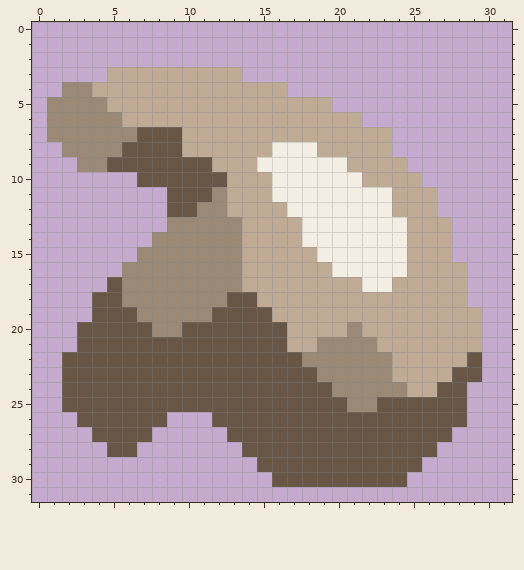
Pixel-art sprite, stored at sprites/Items/cesium.png. Above is the file before it was changed.
The file is 32x32 pixels.
New version:
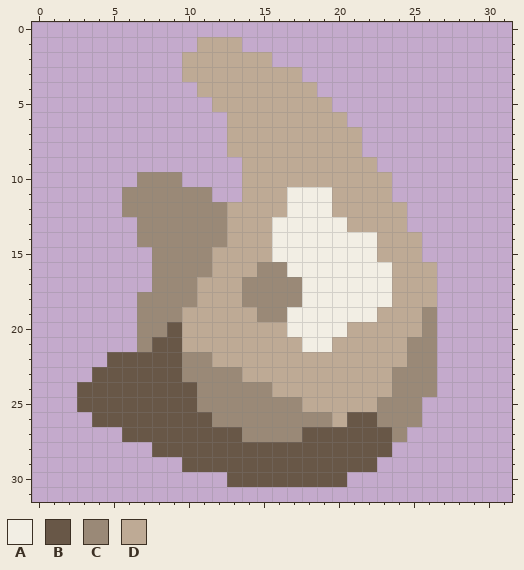
Palette (. is transparent): A #f2eee4  B #685747  C #9a8977  D #beaa95
Change:
@@ x 0..31 @@
  0 ................................
- 1 ................................
- 2 ................................
- 3 .....DDDDDDDDD..................
- 4 ..CCDDDDDDDDDDDDD...............
- 5 .CCCCDDDDDDDDDDDDDDD............
- 6 .CCCCCDDDDDDDDDDDDDDDD..........
- 7 .CCCCCCBBBDDDDDDDDDDDDDD........
- 8 ..CCCCBBBBDDDDDDAAADDDDD........
- 9 ...CCBBBBBBBDDDAAAAAADDDD.......
-10 .......BBBBBBDDDAAAAAADDDD......
-11 .........BBBCDDDAAAAAAAADDD.....
-12 .........BBCCDDDDAAAAAAADDD.....
-13 .........CCCCCDDDDAAAAAAADDD....
-14 ........CCCCCCDDDDAAAAAAADDD....
-15 .......CCCCCCCDDDDDAAAAAADDD....
-16 ......CCCCCCCCDDDDDDAAAAADDDD...
-17 .....BCCCCCCCCDDDDDDDDAADDDDD...
-18 ....BBCCCCCCCBBDDDDDDDDDDDDDD...
-19 ....BBBCCCCCBBBBDDDDDDDDDDDDDD..
-20 ...BBBBBCCBBBBBBBDDDDCDDDDDDDD..
-21 ...BBBBBBBBBBBBBBDDCCCCDDDDDDD..
-22 ..BBBBBBBBBBBBBBBBCCCCCCDDDDDB..
-23 ..BBBBBBBBBBBBBBBBBCCCCCDDDDBB..
-24 ..BBBBBBBBBBBBBBBBBBCCCCCDDBB...
-25 ..BBBBBBBBBBBBBBBBBBBCCBBBBBB...
-26 ...BBBBBB...BBBBBBBBBBBBBBBBB...
-27 ....BBBB.....BBBBBBBBBBBBBBB....
-28 .....BB.......BBBBBBBBBBBBB.....
-29 ...............BBBBBBBBBBB......
-30 ................BBBBBBBBB.......
+ 1 ...........DDD..................
+ 2 ..........DDDDDD................
+ 3 ..........DDDDDDDD..............
+ 4 ...........DDDDDDDD.............
+ 5 ............DDDDDDDD............
+ 6 .............DDDDDDDD...........
+ 7 .............DDDDDDDDD..........
+ 8 .............DDDDDDDDD..........
+ 9 ..............DDDDDDDDD.........
+10 .......CCC....DDDDDDDDDD........
+11 ......CCCCCC..DDDAAADDDD........
+12 ......CCCCCCCDDDDAAADDDDD.......
+13 .......CCCCCCDDDAAAAADDDD.......
+14 .......CCCCCCDDDAAAAAAADDD......
+15 ........CCCCDDDDAAAAAAADDD......
+16 ........CCCCDDDCCAAAAAAADDD.....
+17 ........CCCDDDCCCCAAAAAADDD.....
+18 .......CCCCDDDCCCCAAAAAADDD.....
+19 .......CCCDDDDDCCAAAAAADDDC.....
+20 .......CCBDDDDDDDAAAADDDDDC.....
+21 .......CBBDDDDDDDDAADDDDDCC.....
+22 .....BBBBBCCDDDDDDDDDDDDDCC.....
+23 ....BBBBBBCCCCDDDDDDDDDDCCC.....
+24 ...BBBBBBBBCCCCCDDDDDDDDCCC.....
+25 ...BBBBBBBBCCCCCCCDDDDDCCC......
+26 ....BBBBBBBBCCCCCCCCDBBCCC......
+27 ......BBBBBBBBCCCCBBBBBBC.......
+28 ........BBBBBBBBBBBBBBBB........
+29 ..........BBBBBBBBBBBBB.........
+30 .............BBBBBBBB...........
 31 ................................
Changed places in both pictures, as pixel boxes (x1, y1, x2, y2):
changed: (47, 37, 482, 487)
